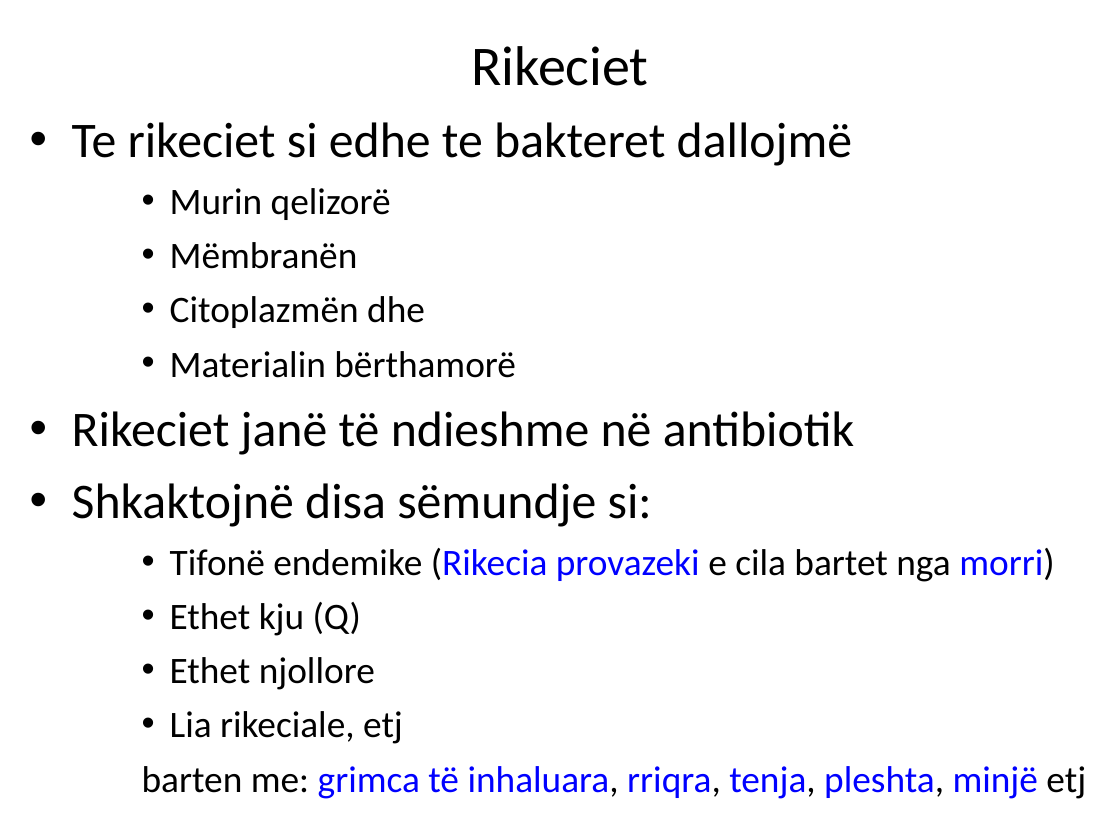
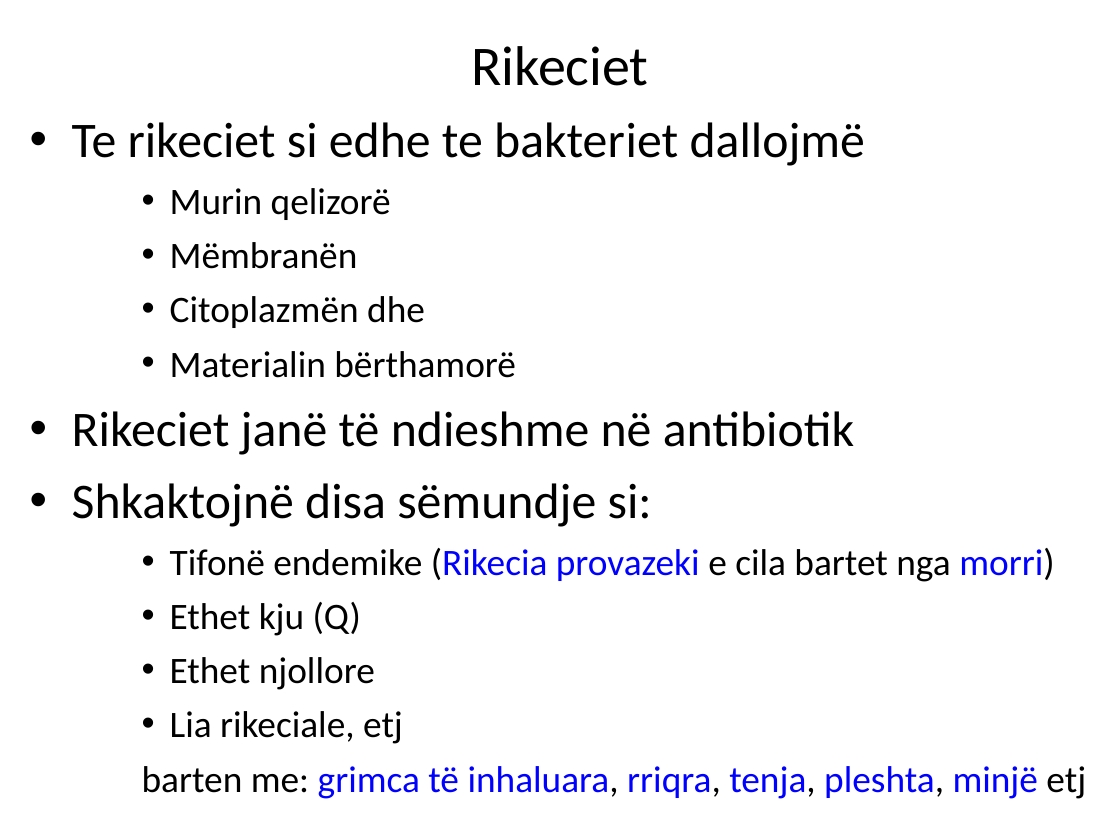
Before and after one commit to biologjia-aplikative/Biologjia-Aplikative, a slide deck: slide 3 of materiale/Klasa 11/2. BAKTERIET.ppt. Drawn at 1120x840 pixels with LibreOffice and Linux fonts; fonts in the diff are those of the drawing. Boxes give left, top, right and bottom in pixels: in the first picture for what was removed or moved away, otherwise in the second. Text is boxed around its words. In the diff, an @@ line names an element or a change of style, - is before the commit and + after.

```diff
--- a/materiale/Klasa 11/2. BAKTERIET.ppt
+++ b/materiale/Klasa 11/2. BAKTERIET.ppt
@@ text at [72,122,865,166]: text changed @@
-• Te rikeciet si edhe te bakteret dallojmë
+• Te rikeciet si edhe te bakteriet dallojmë
```
Also in this commit, not shown: 20 other slides changed, 16 other files.
